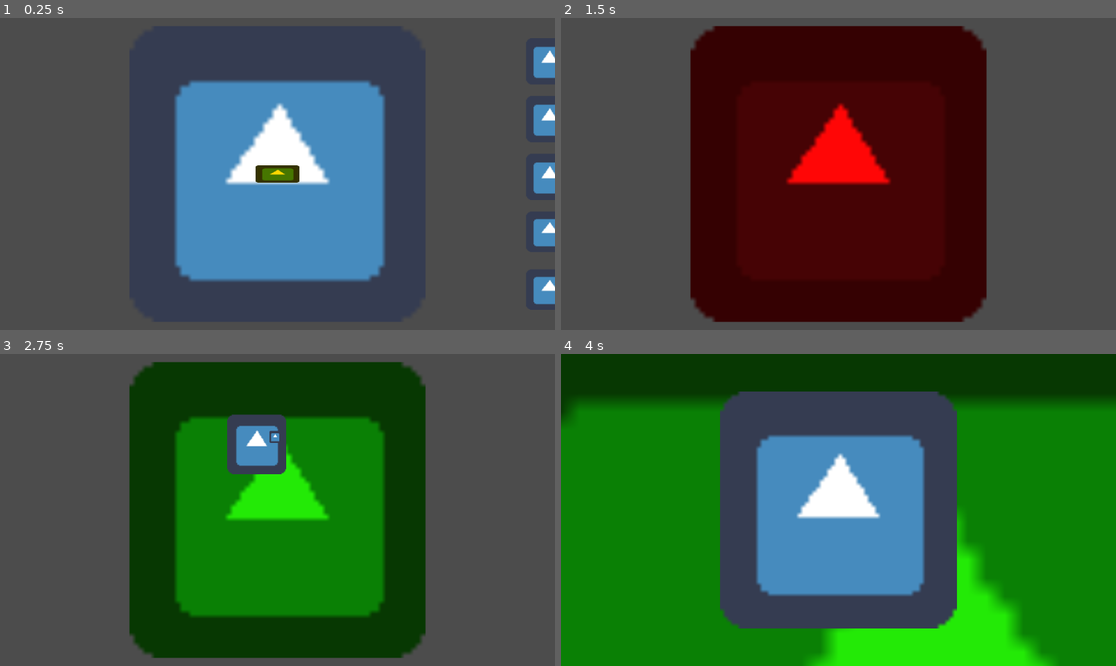
Above: before the commit, frames 1-4 (two rows, left to right).
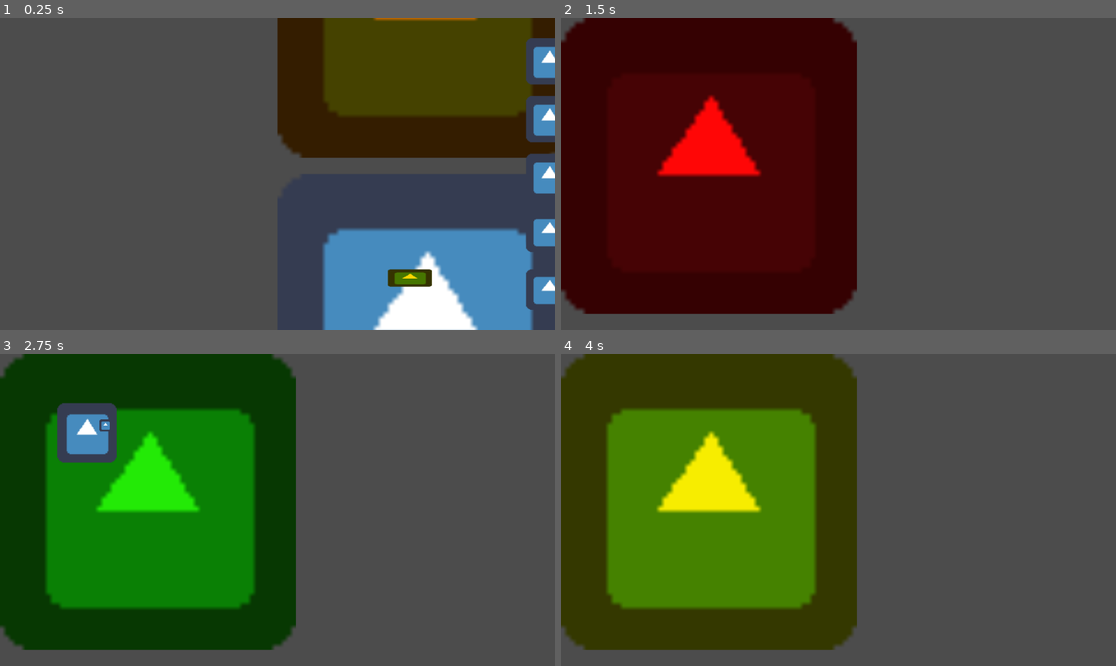
Above: after the commit, the same moments.

Repository: bemain/game-jam-2022w8
Game: Godot game, scene res://World.tscn
Two runs of this game, one before a commit and one after it. Both use one fixed random seed, a clock stepped at 60 frames per second and the inputs below. The engine's default icon, where the game draws it, is replaced by a stand-in: a white triangle on a blue panel in a dark square.
Inputs (mouse positions are in pixels of both pictures, inside the frame that each line leads up to):
- Up to frame 1 (0.25 s): no input
- Up to frame 2 (1.5 s): hold Right (ui_right) 0.53-1.28 s; click (838, 174) at 0.67 s; move the mouse to (727, 189) at 1.27 s; hold Down (ui_down) from 1.28 s (still down)
- Up to frame 3 (2.75 s): tap Enter at 2 s; move the mouse to (333, 441) at 2.02 s; release Down (ui_down) at 2.03 s; hold Right (ui_right) from 2.03 s (still down)
- Up to frame 4 (4 s): move the mouse to (816, 444) at 2.77 s; release Right (ui_right) at 2.78 s; hold Up (ui_up) 2.78-3.53 s; click (816, 444) at 2.92 s; move the mouse to (927, 475) at 3.52 s; hold Left (ui_left) from 3.53 s (still down); click (927, 475) at 3.67 s

The runs differ from the first frame. In frame 1, 49% of the frame differs, in the area x 31-100%, y 0-100%; in frame 2, 50%; in frame 3, 58%; in frame 4, 93%, in the area x 0-100%, y 0-100%.

Commit message:
Make walls not centered

Diff:
--- a/Camera.gd
+++ b/Camera.gd
@@ -53,6 +53,6 @@
 func on_wall_changed():
 	match selected_type:
 		WALL:
-			position = Vector2(selected_wall * Constants.wallsize.x, 0)
+			position = Vector2(selected_wall * Constants.wallsize.x, 0) + Constants.wallsize / 2
 		CEILING:
-			position = Vector2(0, Constants.wallsize.y)
+			position = Vector2(0, Constants.wallsize.y) + Constants.wallsize / 2
--- a/Rooms/Room_Test.tscn
+++ b/Rooms/Room_Test.tscn
@@ -12,11 +12,13 @@
 [node name="Wall1" type="Sprite" parent="."]
 scale = Vector2( 16, 16 )
 texture = ExtResource( 1 )
+centered = false
 __meta__ = {
 "_edit_lock_": true
 }
 
 [node name="GrabableItem" parent="Wall1" instance=ExtResource( 2 )]
+position = Vector2( 28.625, 22.5 )
 scale = Vector2( 0.5, 0.2 )
 item_name = "Key1"
 
@@ -25,6 +27,7 @@
 position = Vector2( 1920, 0 )
 scale = Vector2( 16, 16 )
 texture = ExtResource( 1 )
+centered = false
 __meta__ = {
 "_edit_lock_": true
 }
@@ -34,12 +37,13 @@
 position = Vector2( 3840, 0 )
 scale = Vector2( 16, 16 )
 texture = ExtResource( 1 )
+centered = false
 __meta__ = {
 "_edit_lock_": true
 }
 
 [node name="LockedObject" parent="Wall3" instance=ExtResource( 3 )]
-position = Vector2( -4.5, -14.1875 )
+position = Vector2( 18.8125, 17.0625 )
 scale = Vector2( 0.2, 0.2 )
 object_name = "Drawer1"
 key = "Key1"
@@ -49,6 +53,7 @@
 position = Vector2( 5760, 0 )
 scale = Vector2( 16, 16 )
 texture = ExtResource( 1 )
+centered = false
 __meta__ = {
 "_edit_lock_": true
 }
@@ -58,6 +63,7 @@
 position = Vector2( 0, -1080 )
 scale = Vector2( 16, 16 )
 texture = ExtResource( 1 )
+centered = false
 __meta__ = {
 "_edit_lock_": true
 }
@@ -67,6 +73,7 @@
 position = Vector2( 0, 1080 )
 scale = Vector2( 16, 16 )
 texture = ExtResource( 1 )
+centered = false
 __meta__ = {
 "_edit_lock_": true
 }
